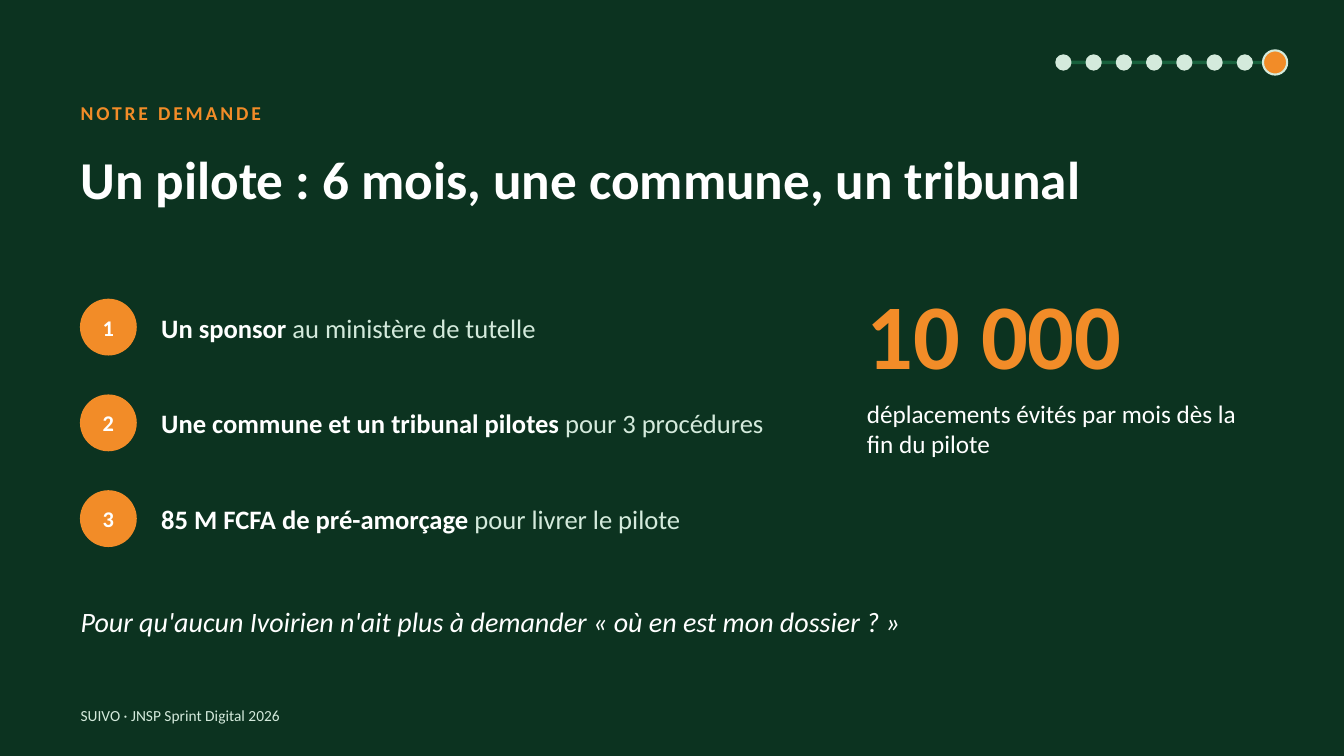
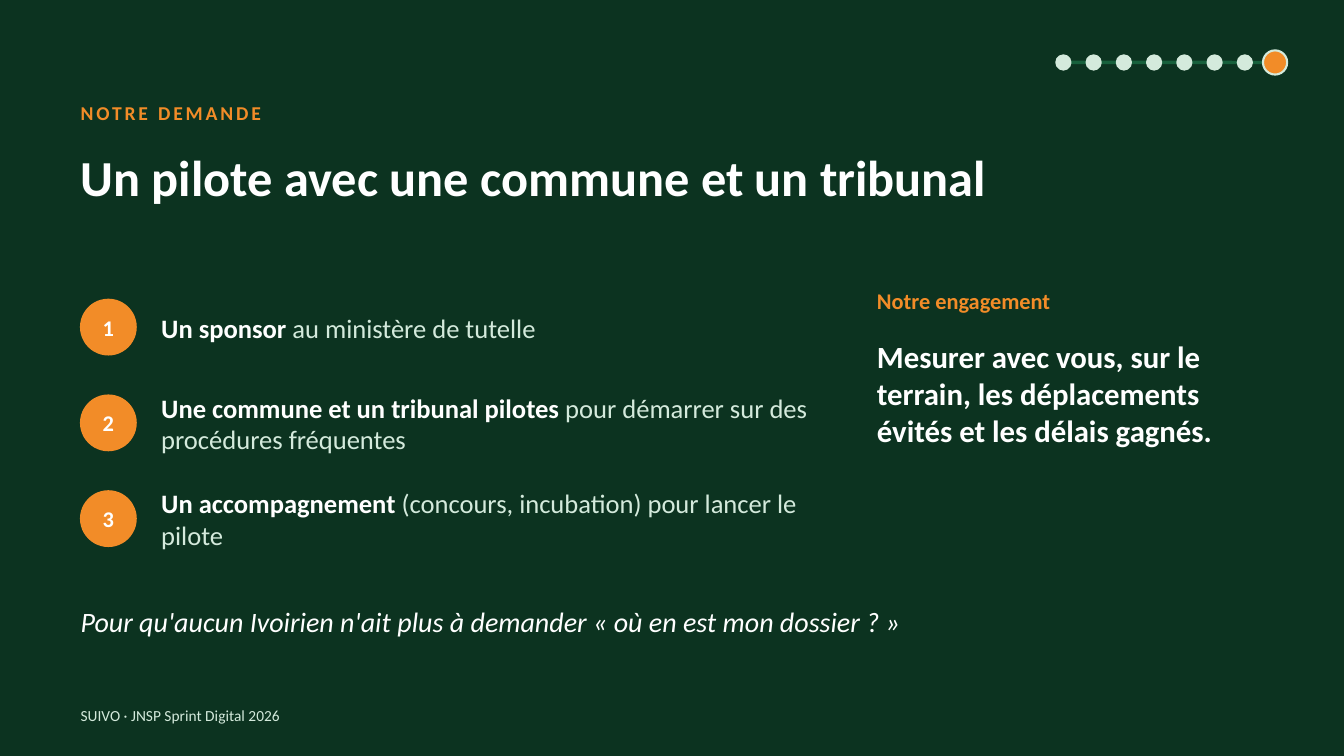
Before and after one commit to karl94/blog, a slide deck: slide 8 of jnsp-sprint-digital/08-pitch-deck/SUIVO-pitch-illustre.pptx. Drawn at 1344x756 pixels with LibreOffice and Linux fonts; fonts in the diff are those of the drawing. Boxes give left, top, right and bottom in pixels: in the first picture for what was removed or moved away, otherwise in the second. Text is boxed around its words. In the diff, an @@ line names an element or a change of style, - is before the commit and + after.

```diff
--- a/jnsp-sprint-digital/08-pitch-deck/SUIVO-pitch-illustre.pptx
+++ b/jnsp-sprint-digital/08-pitch-deck/SUIVO-pitch-illustre.pptx
@@ text at bbox=[81, 160, 986, 204]: text changed; size 38 to 36 pt @@
-Un pilote : 6 mois, une commune, un tribunal
+Un pilote avec une commune et un tribunal
@@ text at bbox=[877, 294, 1050, 313]: text changed; size 66 to 16 pt @@
-10 000
+Notre engagement
@@ text at bbox=[877, 346, 1212, 448]: text changed; size 18 to 22 pt; bold on @@
-déplacements évités par mois dès la fin du pilote
+Mesurer avec vous, sur le terrain, les déplacements évités et les délais gagnés.
@@ text at bbox=[161, 399, 808, 454]: text changed; text colour #FFFFFF to #D4EADC; bold off @@
-Une commune et un tribunal pilotes pour 3 procédures
+Une commune et un tribunal pilotes pour démarrer sur des procédures fréquentes
@@ text at bbox=[161, 494, 796, 550]: text changed; text colour #FFFFFF to #D4EADC; bold off @@
-85 M FCFA de pré-amorçage pour livrer le pilote
+Un accompagnement (concours, incubation) pour lancer le pilote
```
Also in this commit, not shown: 4 other slides changed, 1 slide added, 1 slide removed, 7 other files.
